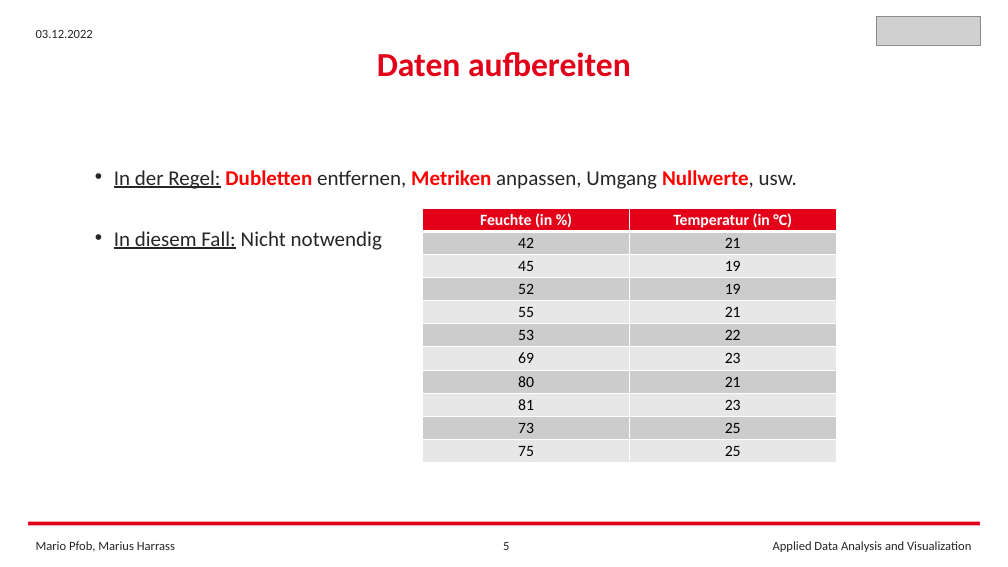
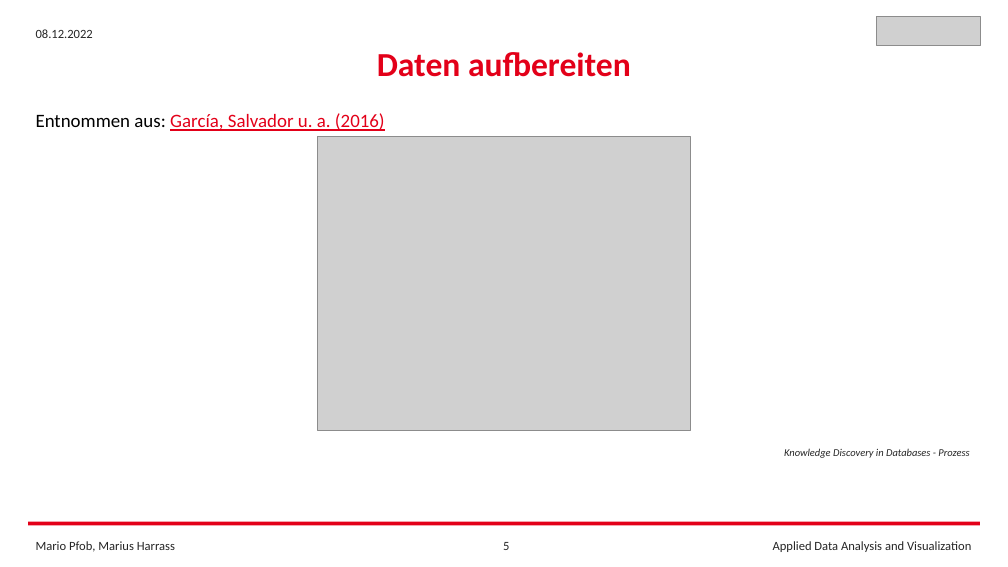
Before and after one commit to FrankCastlepancakes/ClusteringScikitLearn, a slide deck: slide 5 of Clustering_Scikit_Learn.pptx. Drawn at 1008x567 pixels with LibreOffice and Linux fonts; fonts in the diff are those of the drawing; grey boxes stand for pictures. Boxes give left, top, right and bottom in pixels: in the first picture for what was removed or moved away, otherwise in the second. Text is boxed around its words. In the diff, an @@ line names an element or a change of style, - is before the commit and + after.

```diff
--- a/Clustering_Scikit_Learn.pptx
+++ b/Clustering_Scikit_Learn.pptx
@@ text at bbox=[36, 29, 93, 38]: text changed @@
-03.12.2022
+08.12.2022
@@ text added at bbox=[36, 113, 385, 131], 18 pt, text #E30019, underline @@
+Entnommen aus: García, Salvador u. a. (2016)
@@ picture added at bbox=[318, 136, 690, 431] @@
@@ text removed at bbox=[114, 170, 797, 250] @@
-• In der Regel: Dubletten entfernen, Metriken anpassen, Umgang Nullwerte, usw.
-• In diesem Fall: Nicht notwendig
@@ table removed at bbox=[423, 209, 836, 463], 11 rows, 2 columns @@
-Feuchte (in %) | Temperatur (in °C)
-42 | 21
-45 | 19
-52 | 19
-55 | 21
-53 | 22
-69 | 23
-80 | 21
-81 | 23
-73 | 25
-75 | 25
@@ text added at bbox=[784, 448, 969, 458], 10 pt, text #262626, italic @@
+Knowledge Discovery in Databases - Prozess
```
Also in this commit, not shown: 9 other slides changed, 4 slides added, 3 other files.
